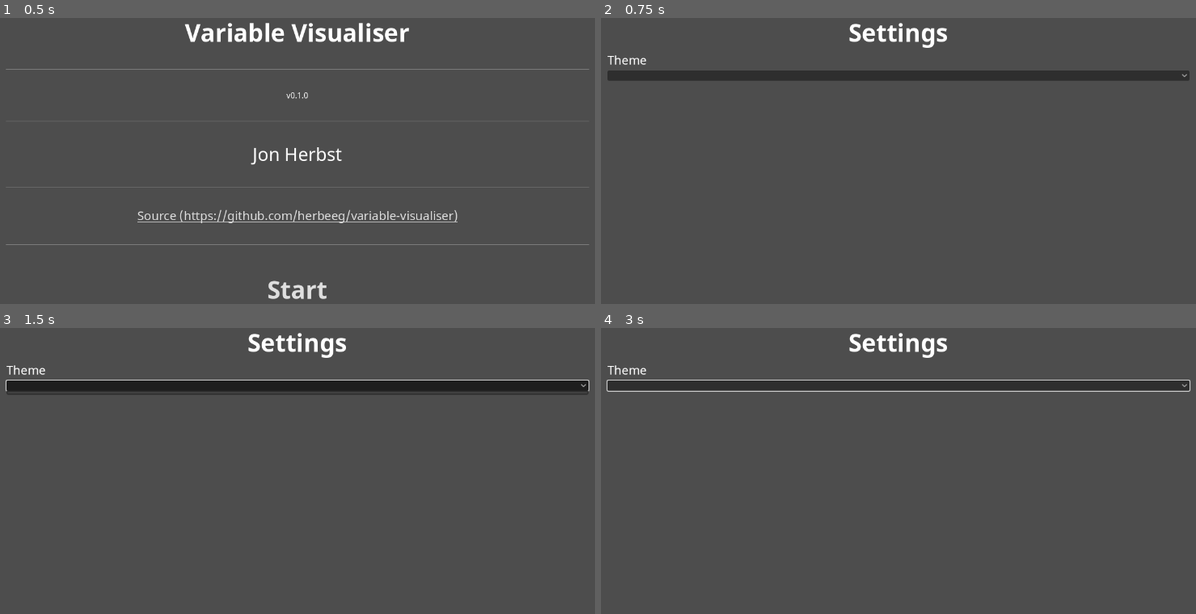
Above: before the commit, frames 1-4 (two rows, left to right).
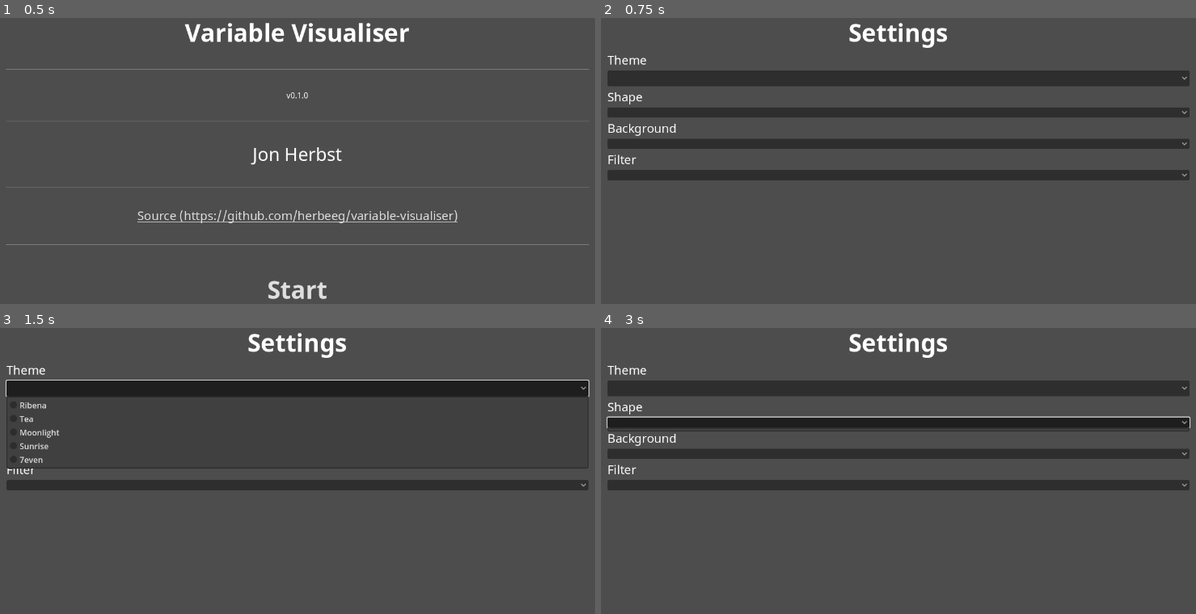
Above: after the commit, the same moments.

Repository: herbeeg/variable-visualiser
Game: Godot game, scene res://variable-visualiser/Root.tscn
Same seed, same stepped clock (60 frames per second), same inputs: the game is played once before the commit and once after it.
Inputs (mouse positions are in pixels of both pictures, inside the frame that each line leads up to):
- Up to frame 1 (0.5 s): no input
- Up to frame 2 (0.75 s): click "Start" at 0.5 s
- Up to frame 3 (1.5 s): click (297, 385) at 1.27 s
- Up to frame 4 (3 s): click (898, 388) at 2.02 s; click (898, 422) at 2.77 s

Frame 1 is identical in both runs. In frame 2, 12% of the frame differs, in the area x 1-99%, y 19-57%; in frame 3, 5.7%; in frame 4, 14%, in the area x 0-100%, y 18-57%.

Commit message:
Adding possible dropdown options and configuring fonts and sizes for each setting

Diff:
--- a/variable-visualiser/UI/Settings.tscn
+++ b/variable-visualiser/UI/Settings.tscn
@@ -25,11 +25,57 @@
 [node name="SettingsListContainer" type="VBoxContainer" parent="SettingsStackContainer"]
 layout_mode = 2
 
-[node name="Label" type="Label" parent="SettingsStackContainer/SettingsListContainer"]
+[node name="ThemeLabel" type="Label" parent="SettingsStackContainer/SettingsListContainer"]
 layout_mode = 2
 theme_override_fonts/font = ExtResource("2_0e6ah")
 theme_override_font_sizes/font_size = 24
 text = "Theme"
 
-[node name="OptionButton" type="OptionButton" parent="SettingsStackContainer/SettingsListContainer"]
+[node name="ThemeDropdown" type="OptionButton" parent="SettingsStackContainer/SettingsListContainer"]
 layout_mode = 2
+theme_override_fonts/font = ExtResource("2_0e6ah")
+theme_override_font_sizes/font_size = 16
+item_count = 5
+popup/item_0/text = "Ribena"
+popup/item_0/id = 0
+popup/item_1/text = "Tea"
+popup/item_1/id = 1
+popup/item_2/text = "Moonlight"
+popup/item_2/id = 2
+popup/item_3/text = "Sunrise"
+popup/item_3/id = 3
+popup/item_4/text = "7even"
+popup/item_4/id = 4
+
+[node name="ShapeLabel" type="Label" parent="SettingsStackContainer/SettingsListContainer"]
+layout_mode = 2
+theme_override_fonts/font = ExtResource("2_0e6ah")
+theme_override_font_sizes/font_size = 24
+text = "Shape"
+
+[node name="ShapeDropdown" type="OptionButton" parent="SettingsStackContainer/SettingsListContainer"]
+layout_mode = 2
+theme_override_fonts/font = ExtResource("2_0e6ah")
+theme_override_font_sizes/font_size = 16
+
+[node name="BackgroundLabel" type="Label" parent="SettingsStackContainer/SettingsListContainer"]
+layout_mode = 2
+theme_override_fonts/font = ExtResource("2_0e6ah")
+theme_override_font_sizes/font_size = 24
+text = "Background"
+
+[node name="BackgroundDropdown" type="OptionButton" parent="SettingsStackContainer/SettingsListContainer"]
+layout_mode = 2
+theme_override_fonts/font = ExtResource("2_0e6ah")
+theme_override_font_sizes/font_size = 16
+
+[node name="FilterLabel" type="Label" parent="SettingsStackContainer/SettingsListContainer"]
+layout_mode = 2
+theme_override_fonts/font = ExtResource("2_0e6ah")
+theme_override_font_sizes/font_size = 24
+text = "Filter"
+
+[node name="FilterDropdown" type="OptionButton" parent="SettingsStackContainer/SettingsListContainer"]
+layout_mode = 2
+theme_override_fonts/font = ExtResource("2_0e6ah")
+theme_override_font_sizes/font_size = 16
